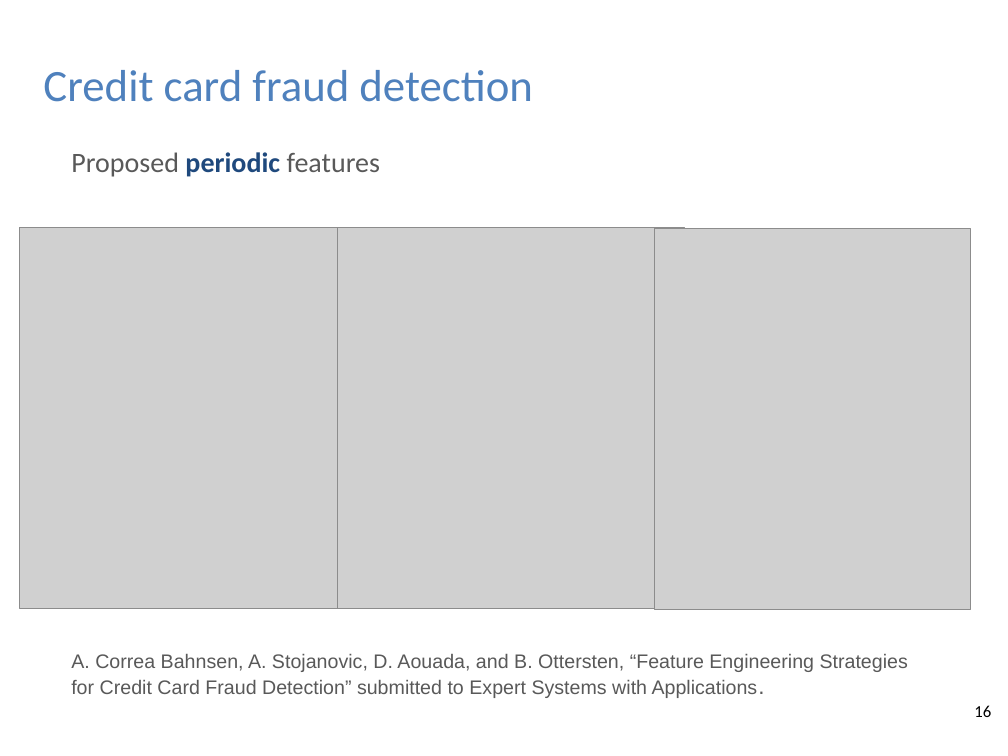
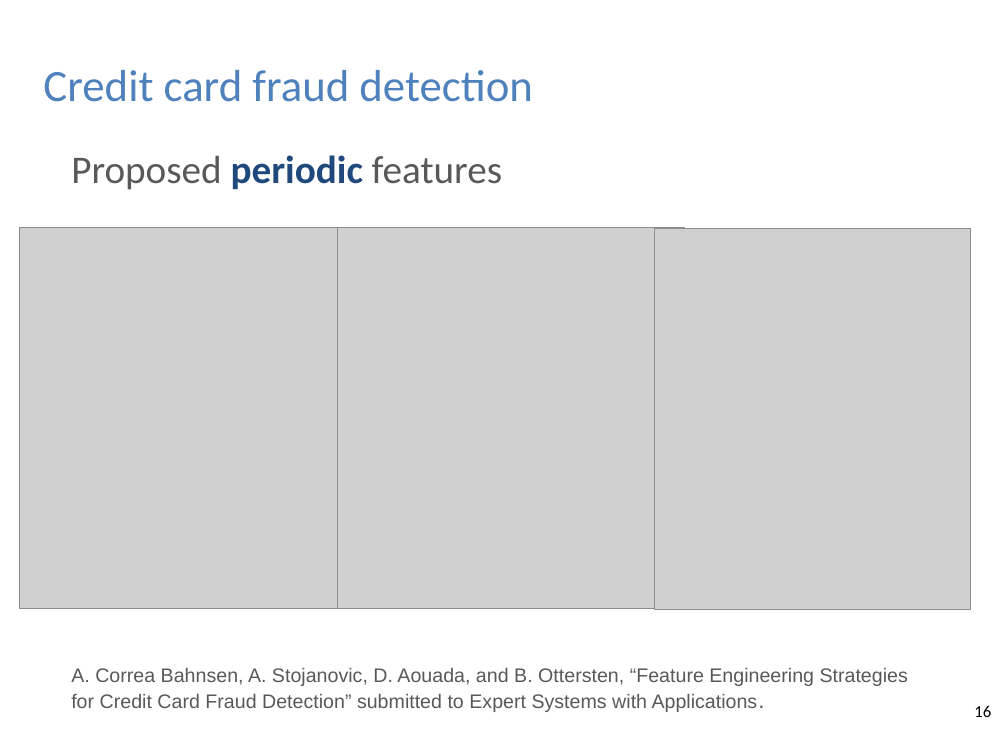
Before and after one commit to albahnsen/phd-thesis, a slide deck: slide 16 of slides/Thesis_ExampleDependentCostSensitiveClassification_slides.pptx. Drawn at 1008x756 pixels with LibreOffice and Linux fonts; fonts in the diff are those of the drawing; grey boxes stand for pictures; background and template pictures are left out. Boxes give left, top, right and bottom in pixels: in the first picture for what was removed or moved away, otherwise in the second. Text is boxed around its words. In the diff, an @@ line names an element or a change of style, - is before the commit and + after.

```diff
--- a/slides/Thesis_ExampleDependentCostSensitiveClassification_slides.pptx
+++ b/slides/Thesis_ExampleDependentCostSensitiveClassification_slides.pptx
@@ text at (x1=71, y1=155, x2=502, y2=190): size 20 to 28 pt in "Proposed periodic features" @@
```
Also in this commit, not shown: 10 other slides changed, 8 slides removed.
